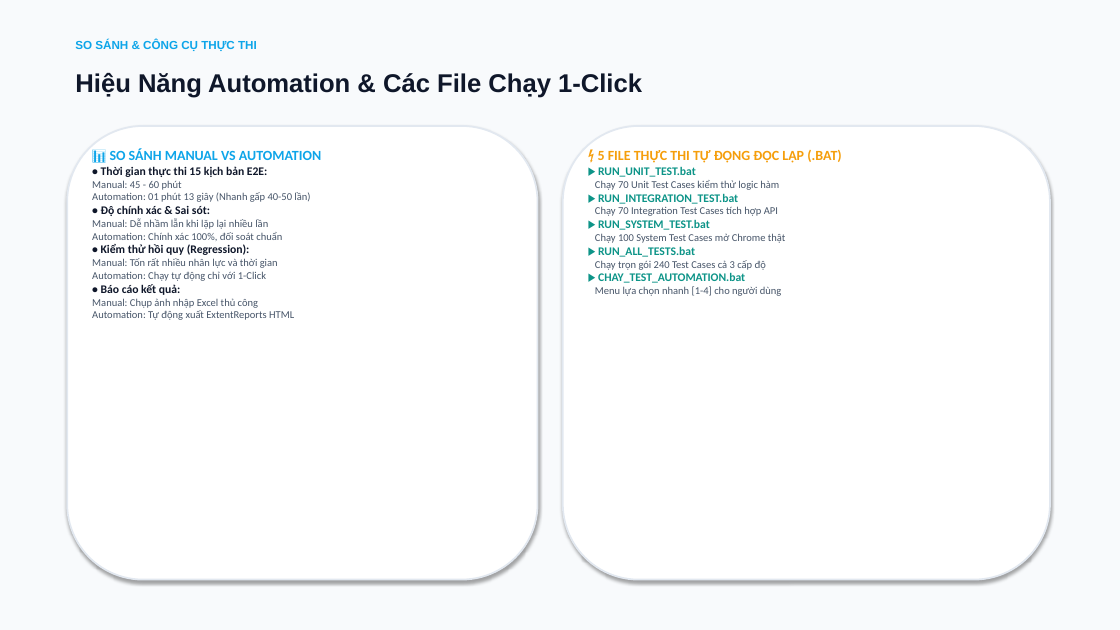
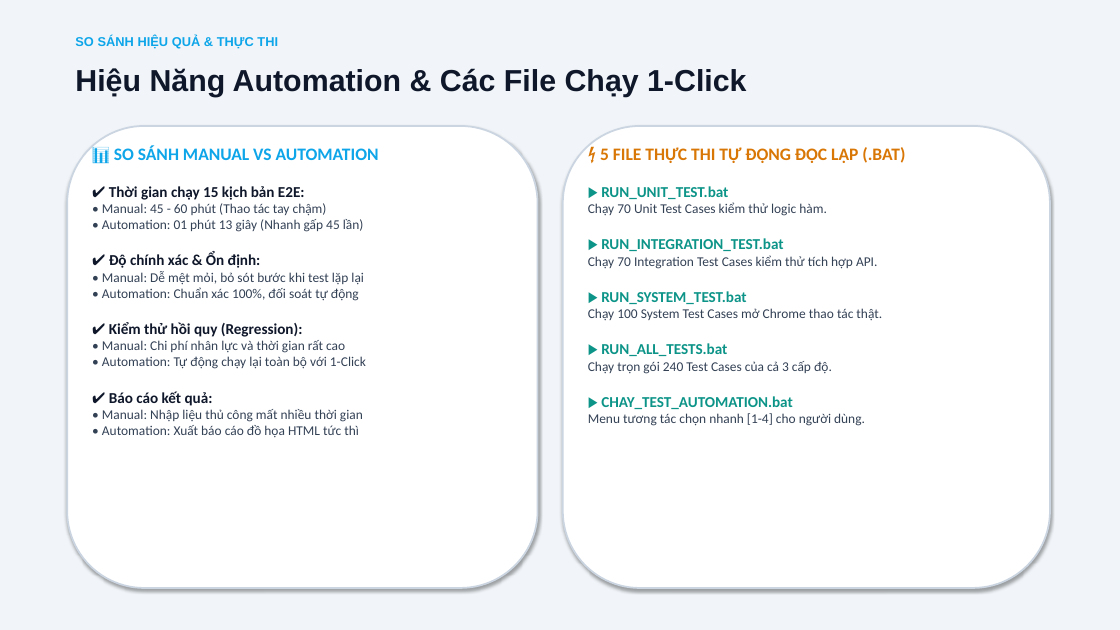
Before and after one commit to xuanmanh398/KiemThuPhanMem, a slide deck: slide 10 of BaoCao/Slide_BaoCao_DeTai4_Nhom9.pptx. Drawn at 1120x630 pixels with LibreOffice and Linux fonts; fonts in the diff are those of the drawing. Boxes give left, top, right and bottom in pixels: in the first picture for what was removed or moved away, otherwise in the second. Text is boxed around its words. In the diff, an @@ line names an element or a change of style, - is before the commit and + after.

Commit message:
fix(slides): optimize font sizes and card layouts for balanced presentation

```diff
--- a/BaoCao/Slide_BaoCao_DeTai4_Nhom9.pptx
+++ b/BaoCao/Slide_BaoCao_DeTai4_Nhom9.pptx
@@ rectangle at [0,0,1120,630]: fill #F8FAFC to #F1F5F9; outline #F8FAFC 0.75 pt to none @@
@@ text "Hiệu Năng Automation & Các ..." at [75,68,746,97]: size 22 to 26 pt @@
@@ text at [75,36,278,49]: text changed; size 10 to 11 pt @@
-SO SÁNH & CÔNG CỤ THỰC THI
+SO SÁNH HIỆU QUẢ & THỰC THI
@@ rounded rectangle at [67,126,538,588]: outline #E2E8F0 1.5 pt to #CBD5E1 1.5 pt @@
@@ rounded rectangle: place and size @@
-rounded rectangle at [67,126,538,580]
+rounded rectangle at [67,126,538,588]
@@ text at [114,146,379,160]: size 12 to 15 pt in "📊 SO SÁNH MANUAL VS AUTOMATION" @@
@@ rounded rectangle: place and size @@
-rounded rectangle at [563,126,1050,580]
+rounded rectangle at [563,126,1050,588]
@@ rounded rectangle at [563,126,1050,588]: outline #E2E8F0 1.5 pt to #CBD5E1 1.5 pt @@
@@ text at [600,147,905,356]: size 12 to 15 pt, text colour #F59E0B to #D97706 in "⚡ 5 FILE THỰC THI TỰ ĐỘNG ..."; size 10 to 13 pt in "▶ RUN_UNIT_TEST.bat", "▶ RUN_INTEGRATION_TEST.bat", "▶ RUN_SYSTEM_TEST.bat", "▶ RUN_ALL_TESTS.bat" and 1 more places @@
@@ text at [102,186,366,437]: text changed; size 9 to 11.5 pt; text colour #475569 to #334155 @@
-• Thời gian thực thi 15 kịch bản E2E:
-Manual: 45 - 60 phút
-Automation: 01 phút 13 giây (Nhanh gấp 40-50 lần)
-• Độ chính xác & Sai sót:
-Manual: Dễ nhầm lẫn khi lặp lại nhiều lần
-Automation: Chính xác 100%, đối soát chuẩn
-• Kiểm thử hồi quy (Regression):
-Manual: Tốn rất nhiều nhân lực và thời gian
-Automation: Chạy tự động chỉ với 1-Click
-• Báo cáo kết quả:
-Manual: Chụp ảnh nhập Excel thủ công
-Automation: Tự động xuất ExtentReports HTML
+✔ Thời gian chạy 15 kịch bản E2E:
+• Manual: 45 - 60 phút (Thao tác tay chậm)
+• Automation: 01 phút 13 giây (Nhanh gấp 45 lần)
+✔ Độ chính xác & Ổn định:
+• Manual: Dễ mệt mỏi, bỏ sót bước khi test lặp lại
+• Automation: Chuẩn xác 100%, đối soát tự động
+✔ Kiểm thử hồi quy (Regression):
+• Manual: Chi phí nhân lực và thời gian rất cao
+• Automation: Tự động chạy lại toàn bộ với 1-Click
+✔ Báo cáo kết quả:
+• Manual: Nhập liệu thủ công mất nhiều thời gian
+• Automation: Xuất báo cáo đồ họa HTML tức thì
@@ text at [588,202,827,216]: text changed; size 9 to 11.5 pt; text colour #475569 to #334155 @@
-Chạy 70 Unit Test Cases kiểm thử logic hàm
+Chạy 70 Unit Test Cases kiểm thử logic hàm.
@@ text at [588,255,877,269]: text changed; size 9 to 11.5 pt; text colour #475569 to #334155 @@
-Chạy 70 Integration Test Cases tích hợp API
+Chạy 70 Integration Test Cases kiểm thử tích hợp API.
@@ text at [588,308,882,320]: text changed; size 9 to 11.5 pt; text colour #475569 to #334155 @@
-Chạy 100 System Test Cases mở Chrome thật
+Chạy 100 System Test Cases mở Chrome thao tác thật.
@@ text at [588,361,832,374]: text changed; size 9 to 11.5 pt; text colour #475569 to #334155 @@
-Chạy trọn gói 240 Test Cases cả 3 cấp độ
+Chạy trọn gói 240 Test Cases của cả 3 cấp độ.
@@ text at [588,413,865,426]: text changed; size 9 to 11.5 pt; text colour #475569 to #334155 @@
-Menu lựa chọn nhanh [1-4] cho người dùng
+Menu tương tác chọn nhanh [1-4] cho người dùng.
```
Also in this commit, not shown: 11 other slides changed.
